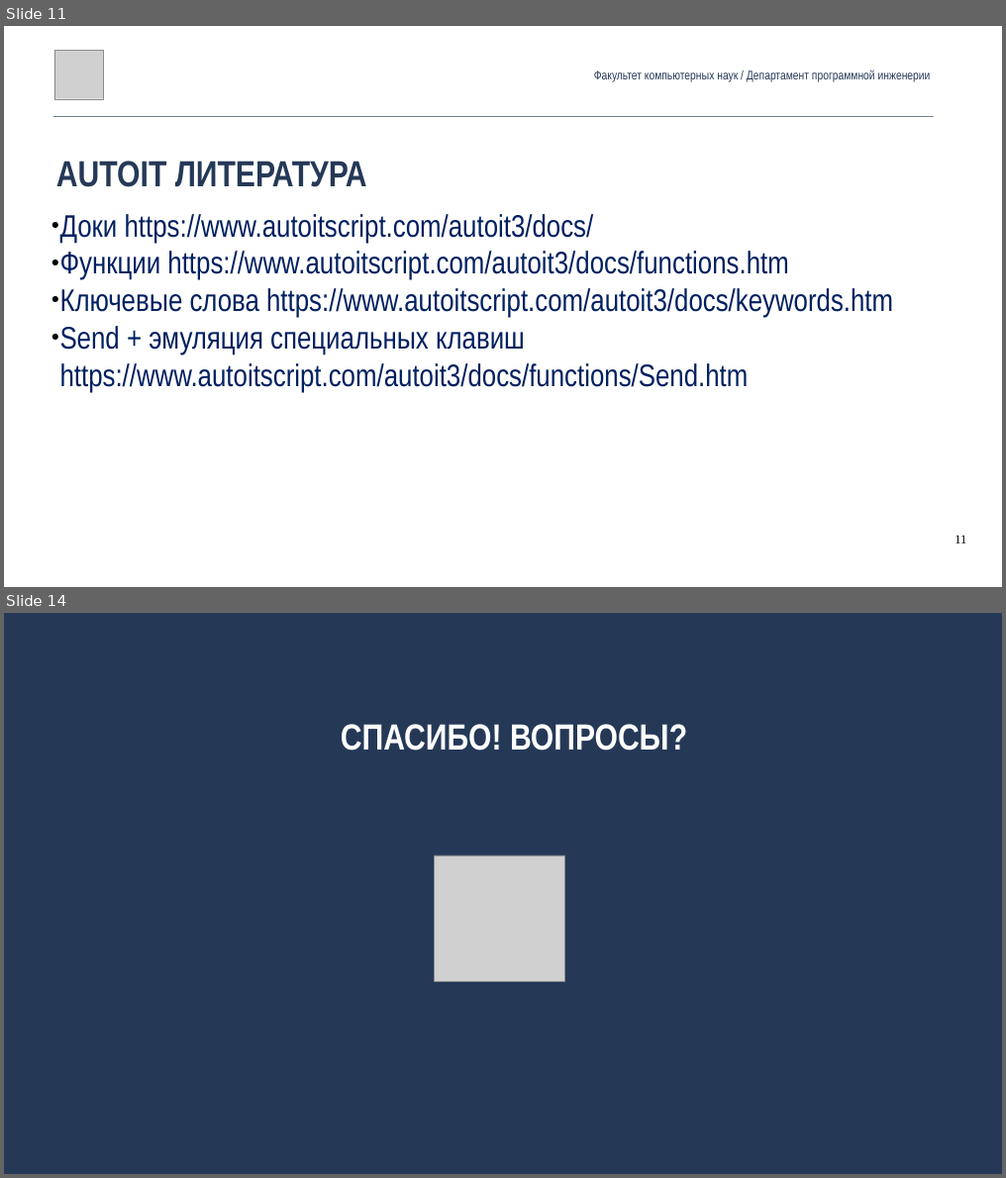
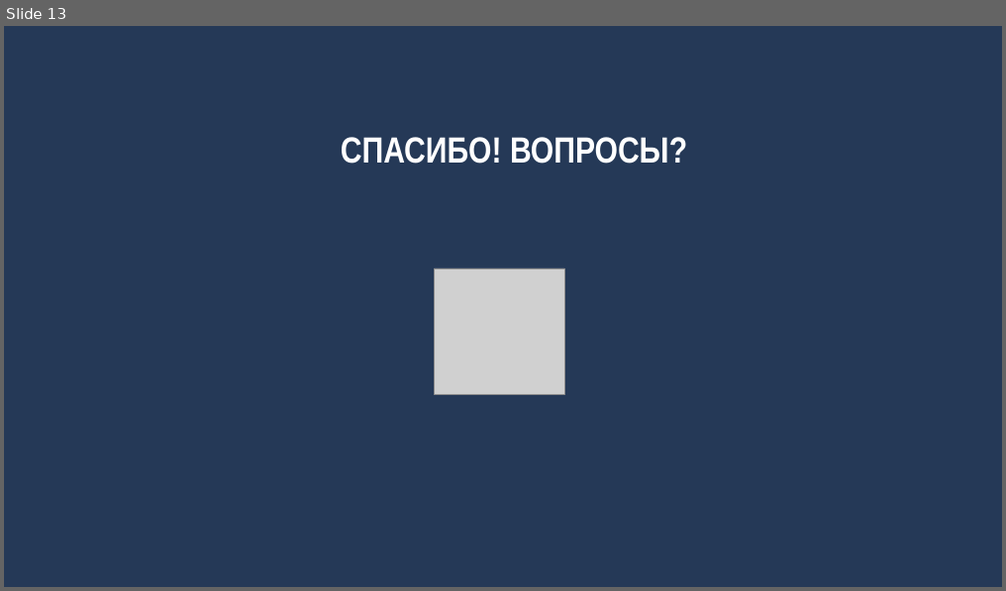
Before and after one commit to andrewt0301/qa-testing-course, a slide deck: seminars/seminar09/Seminar09.pptx. Shown one above the other, each under a label of ours: slides 11 and 14 before the commit, slide 13 after it; the slides between them are not shown. The pictures are 1006x1178 and 1006x591 pixels, drawn with LibreOffice and Linux fonts; fonts in the diff are those of the drawing; grey boxes stand for pictures. Boxes give left, top, right and bottom in pixels: in the first picture for what was removed or moved away, otherwise in the second. Text is boxed around its words. In the diff, an @@ line names an element or a change of style, - is before the commit and + after.

```diff
--- a/seminars/seminar09/Seminar09.pptx
+++ b/seminars/seminar09/Seminar09.pptx
@@ slide 11 removed at [4,26,1002,587], background #FFFFFF @@
@@ picture removed at [54,50,103,99] @@
@@ text removed at [594,70,931,82] @@
-Факультет компьютерных наук / Департамент программной инженерии
@@ line removed from (54, 116) to (933, 116) @@
@@ text removed at [56,161,367,187] @@
-AUTOIT ЛИТЕРАТУРА
@@ text removed at [60,214,893,392] @@
-● Доки https://www.autoitscript.com/autoit3/docs/
-● Функции https://www.autoitscript.com/autoit3/docs/functions.htm
-● Ключевые слова https://www.autoitscript.com/autoit3/docs/keywords.htm
-● Send + эмуляция специальных клавиш https://www.autoitscript.com/autoit3/docs/functions/Send.htm
@@ page number removed at [954,535,966,544] @@
-11
@@ what was slide 14 is now slide 13 @@
```
Also in this commit, not shown: 7 slides changed, 5 slides added, 5 other slides removed, 1 other file.
